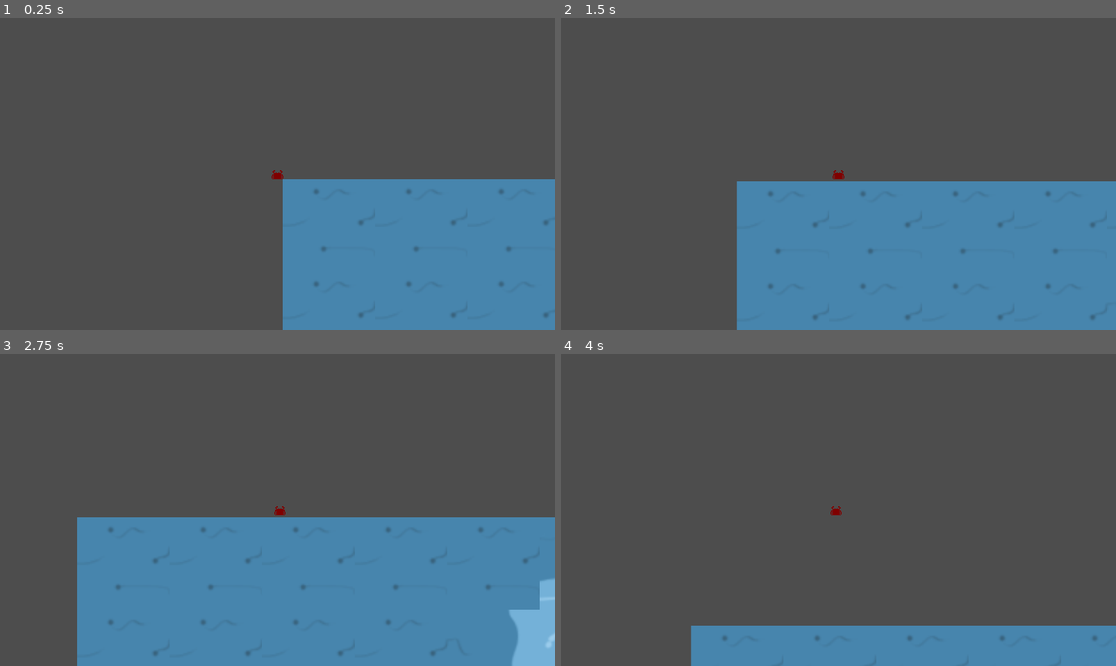
Above: before the commit, frames 1-4 (two rows, left to right).
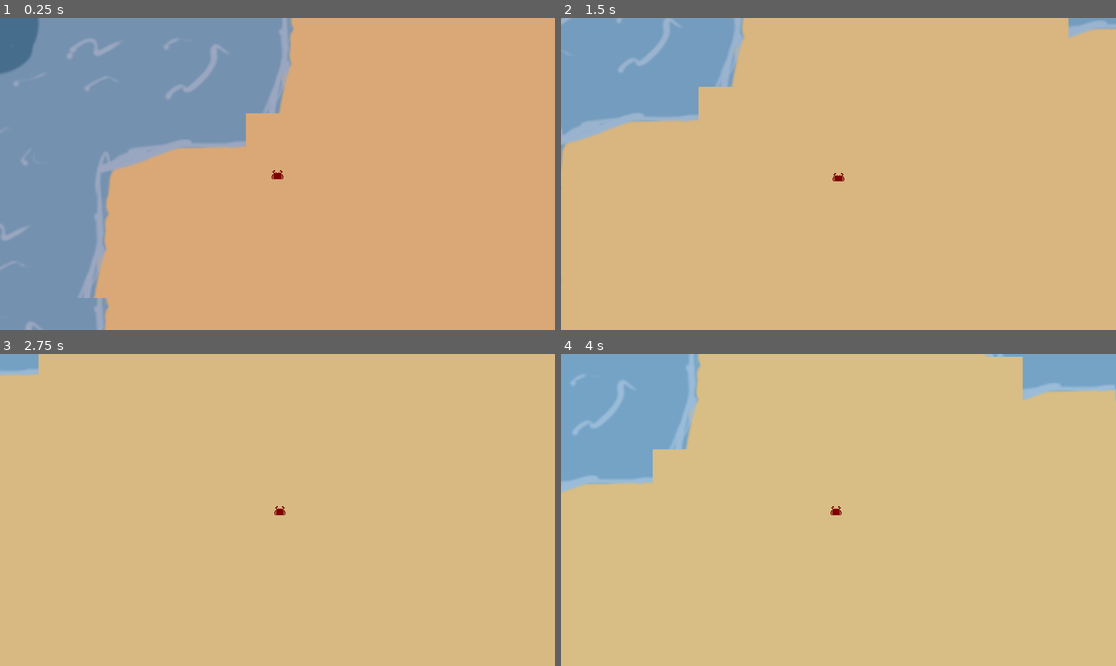
Above: after the commit, the same moments.

Repository: nporposoft/crabs-on-the-island
Game: Godot game, scene res://scenes/island_v1/island_v1.tscn
Same seed, same stepped clock (60 frames per second), same inputs: the game is played once before the commit and once after it.
Inputs:
- Up to frame 1 (0.25 s): no input
- Up to frame 2 (1.5 s): tap Enter at 0.5 s; hold D (move_right) 0.53-1.28 s; hold S (move_down) from 1.28 s (still down)
- Up to frame 3 (2.75 s): release S (move_down) at 2.03 s; hold D (move_right) from 2.03 s (still down)
- Up to frame 4 (4 s): release D (move_right) at 2.78 s; hold W (move_up) 2.78-3.53 s; hold A (move_left) from 3.53 s (still down)

The runs differ from the first frame. In frame 1, 100% of the frame differs, in the area x 0-100%, y 0-100%; in frame 2, 100%; in frame 3, 100%; in frame 4, 100%.

Commit message:
add day night cycle

Diff:
--- /dev/null
+++ b/scenes/DayNightCycle.gd
@@ -0,0 +1,11 @@
+class_name DayNightCycle
+
+extends CanvasModulate
+
+@export var _colorGradient: GradientTexture1D
+@export var _clock: WorldClock
+
+
+func _process(delta: float) -> void:
+	var gradientValue: float = 0.5 * sin(2 * PI * _clock.time - (PI / 2)) + 0.5
+	color = _colorGradient.gradient.sample(gradientValue)
--- /dev/null
+++ b/scenes/WorldClock.gd
@@ -0,0 +1,9 @@
+class_name WorldClock
+
+extends Node
+
+var time: float = 0.3
+@export var _time_scale: float = 0.01
+
+func _process(delta: float) -> void:
+	time = fmod(time + (delta * _time_scale), 1.0)
--- /dev/null
+++ b/scenes/WorldClock.tscn
@@ -0,0 +1,6 @@
+[gd_scene load_steps=2 format=3 uid="uid://dcfm07kupsf77"]
+
+[ext_resource type="Script" path="res://scenes/WorldClock.gd" id="1_s4t78"]
+
+[node name="WorldClock" type="Node"]
+script = ExtResource("1_s4t78")
--- /dev/null
+++ b/scenes/day_night_cycle.tscn
@@ -0,0 +1,8 @@
+[gd_scene load_steps=3 format=3 uid="uid://2uy6byy1384y"]
+
+[ext_resource type="Script" path="res://scenes/DayNightCycle.gd" id="1_ffqc2"]
+[ext_resource type="Texture2D" uid="uid://bkpc1kjm4t2xn" path="res://scenes/daynightcycle-gradient-texture.tres" id="2_2ynaj"]
+
+[node name="DayNightCycle" type="CanvasModulate"]
+script = ExtResource("1_ffqc2")
+_colorGradient = ExtResource("2_2ynaj")
--- /dev/null
+++ b/scenes/daynightcycle-gradient-texture.tres
@@ -0,0 +1,10 @@
+[gd_resource type="GradientTexture1D" load_steps=2 format=3 uid="uid://bkpc1kjm4t2xn"]
+
+[sub_resource type="Gradient" id="Gradient_faefq"]
+interpolation_mode = 2
+offsets = PackedFloat32Array(0, 0.208301, 0.379708, 0.5196, 0.599539, 0.678709, 1)
+colors = PackedColorArray(0.169088, 0.18037, 0.333017, 1, 0.215204, 0.199866, 0.394424, 1, 0.428431, 0.193332, 0.564388, 1, 0.953258, 0.459474, 0.668641, 1, 1, 0.594559, 0.609267, 1, 1.00198, 0.870214, 0.866891, 1, 1, 1, 1, 1)
+
+[resource]
+gradient = SubResource("Gradient_faefq")
+width = 2048
--- a/scenes/island_v1/island_v1.tscn
+++ b/scenes/island_v1/island_v1.tscn
@@ -1,7 +1,9 @@
-[gd_scene load_steps=6 format=4 uid="uid://co582gapcsfm4"]
+[gd_scene load_steps=8 format=4 uid="uid://co582gapcsfm4"]
 
+[ext_resource type="PackedScene" uid="uid://dcfm07kupsf77" path="res://scenes/WorldClock.tscn" id="1_3mt5c"]
 [ext_resource type="Texture2D" uid="uid://dovldgw8fq5vi" path="res://assets/temp-tilemap.png" id="1_gs215"]
 [ext_resource type="PackedScene" uid="uid://c0mfa4rplirjk" path="res://player.tscn" id="2_0en58"]
+[ext_resource type="PackedScene" uid="uid://2uy6byy1384y" path="res://scenes/day_night_cycle.tscn" id="2_4tlql"]
 [ext_resource type="PackedScene" uid="uid://ch3lyfrb4hms3" path="res://crabs/Crab.tscn" id="3_s85qb"]
 
 [sub_resource type="TileSetAtlasSource" id="TileSetAtlasSource_t8rii"]
@@ -52,13 +54,19 @@
 
 [node name="IslandV1" type="Node2D"]
 
+[node name="WorldClock" parent="." instance=ExtResource("1_3mt5c")]
+
+[node name="DayNightCycle" parent="." node_paths=PackedStringArray("_clock") instance=ExtResource("2_4tlql")]
+_clock = NodePath("../WorldClock")
+
 [node name="TileMapLayer" type="TileMapLayer" parent="."]
 tile_map_data = PackedByteArray("AAAAAAAAAAABAAYAAAAAAAEAAAABAAYAAAAAAAIAAAABAAYAAAAAAAMAAAABAAYAAAAAAAQAAAABAAYAAAAAAA …(6160 unchanged characters)…
 tile_set = SubResource("TileSet_gcsg8")
 
 [node name="Player" parent="." instance=ExtResource("2_0en58")]
-position = Vector2(649, 448)
 metadata/_edit_group_ = true
 
 [node name="Crab" parent="Player" instance=ExtResource("3_s85qb")]
-_speed = 50.0
+position = Vector2(470, 234)
+
+[editable path="DayNightCycle"]
